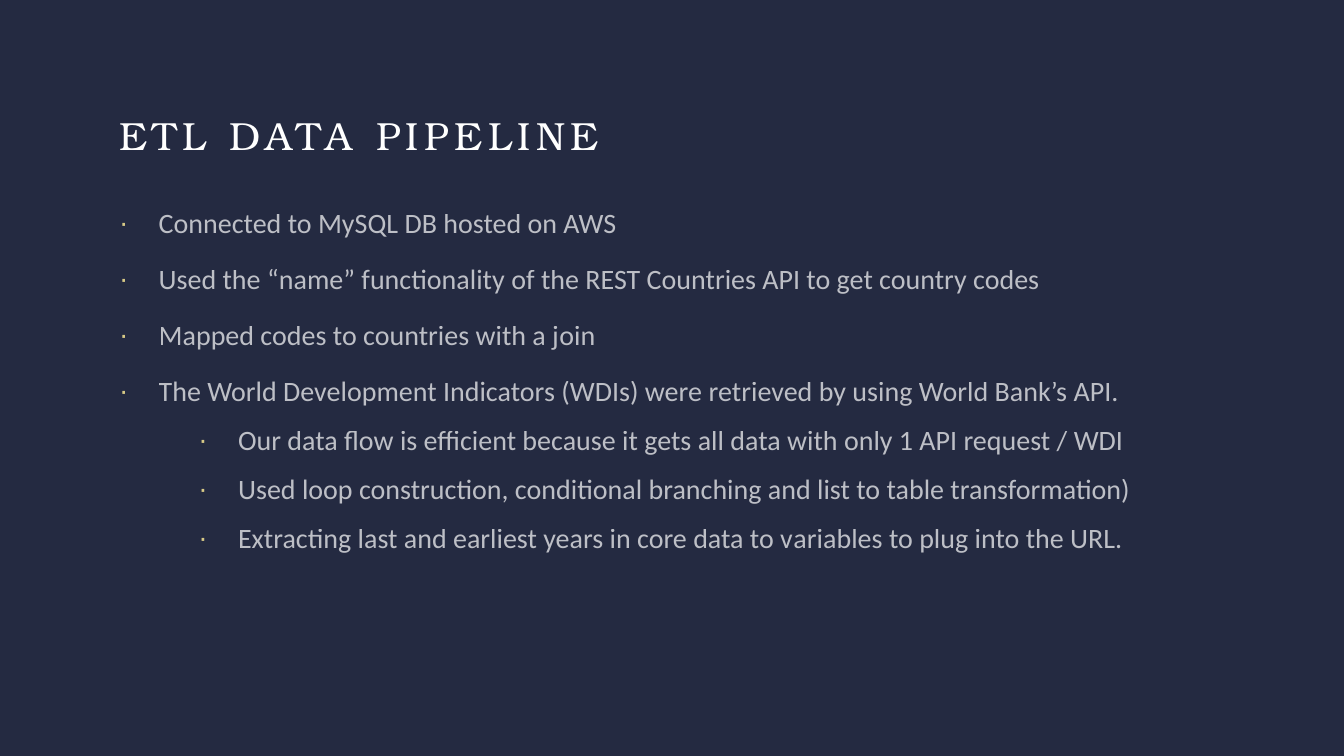
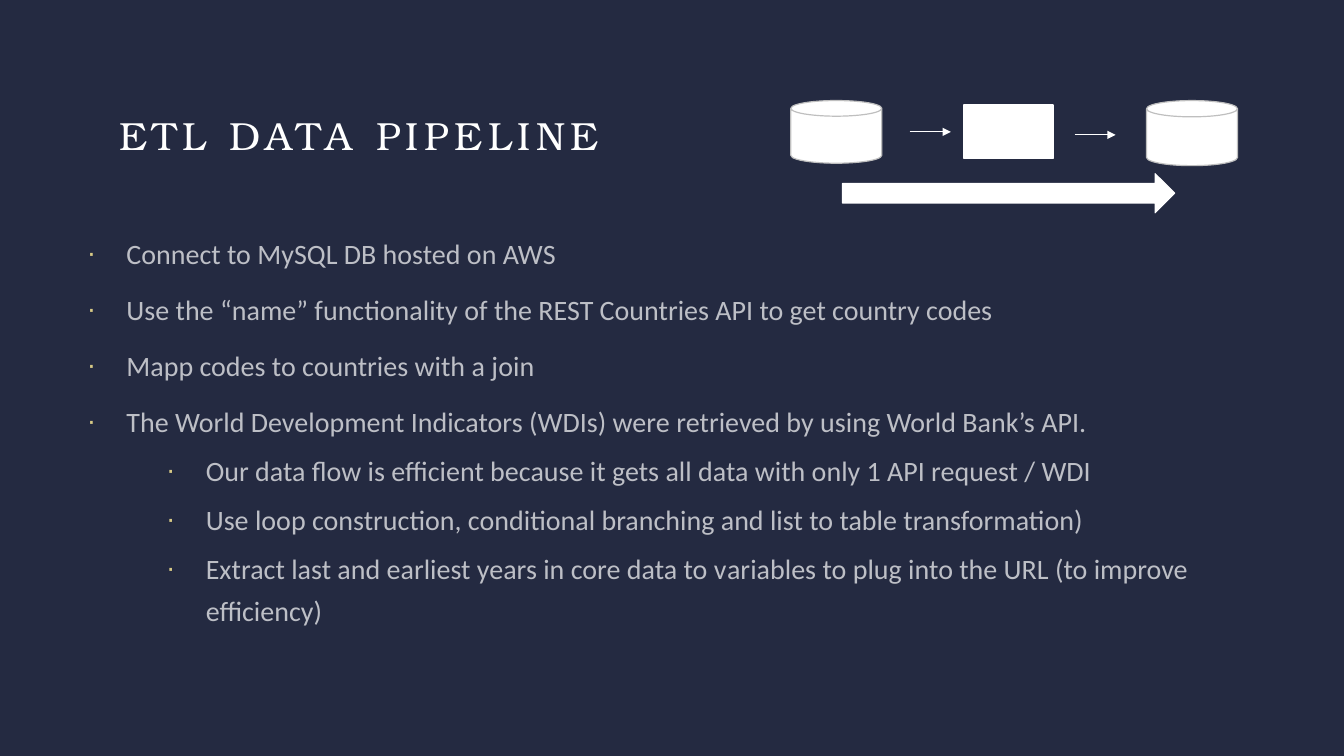
Before and after one commit to dgulacsy/DE2_Term_Project, a slide deck: slide 4 of DE2_Term_Presentation.pptx. Drawn at 1344x756 pixels with LibreOffice and Linux fonts; fonts in the diff are those of the drawing. Boxes give left, top, right and bottom in pixels: in the first picture for what was removed or moved away, otherwise in the second. Text is boxed around its words. In the diff, an @@ line names an element or a change of style, - is before the commit and + after.

```diff
--- a/DE2_Term_Presentation.pptx
+++ b/DE2_Term_Presentation.pptx
@@ cylinder added at box(791, 101, 882, 163), fill #FFFFFF, outline #BFBFBF 0.85 pt @@
@@ rectangle added at box(964, 105, 1053, 158), fill #FFFFFF, outline #FFFFFF 0.85 pt @@
@@ cylinder added at box(1146, 101, 1237, 166), fill #FFFFFF, outline #BFBFBF 0.85 pt @@
@@ arrow added from (910, 132) to (951, 132), #FFFFFF 0.75 pt @@
@@ arrow added from (1075, 135) to (1116, 135), #FFFFFF 0.75 pt @@
@@ right arrow added at box(843, 173, 1176, 213), fill #FFFFFF, outline #FFFFFF 0.85 pt @@
@@ text "Connect to MySQL DB hosted ...": place and size @@
-text "Connect to MySQL DB hosted ..." at box(159, 214, 1129, 553)
+text "Connect to MySQL DB hosted ..." at box(126, 244, 1188, 626)
@@ text at box(126, 244, 992, 381): text changed @@
-· Connected to MySQL DB hosted on AWS
-· Used the “name” functionality of the REST Countries API to get country codes
-· Mapped codes to countries with a join
+· Connect to MySQL DB hosted on AWS
+· Use the “name” functionality of the REST Countries API to get country codes
+· Mapp codes to countries with a join
@@ text at box(206, 510, 1188, 626): text changed @@
-    · Used loop construction, conditional branching and list to table transformation)
-    · Extracting last and earliest years in core data to variables to plug into the URL.
+    · Use loop construction, conditional branching and list to table transformation)
+    · Extract last and earliest years in core data to variables to plug into the URL (to improve efficiency)
```
Also in this commit, not shown: 7 other slides changed, 3 slides added.
